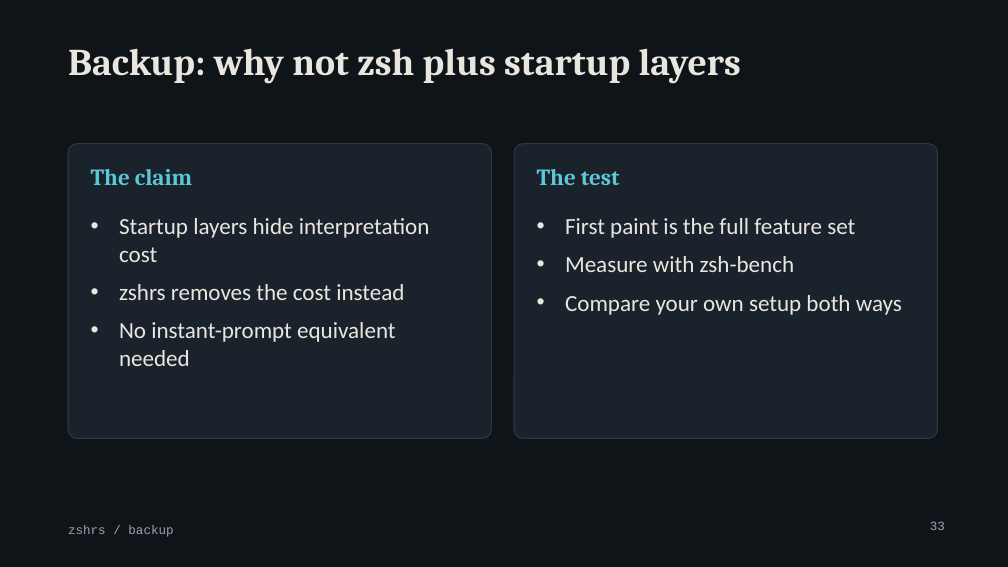
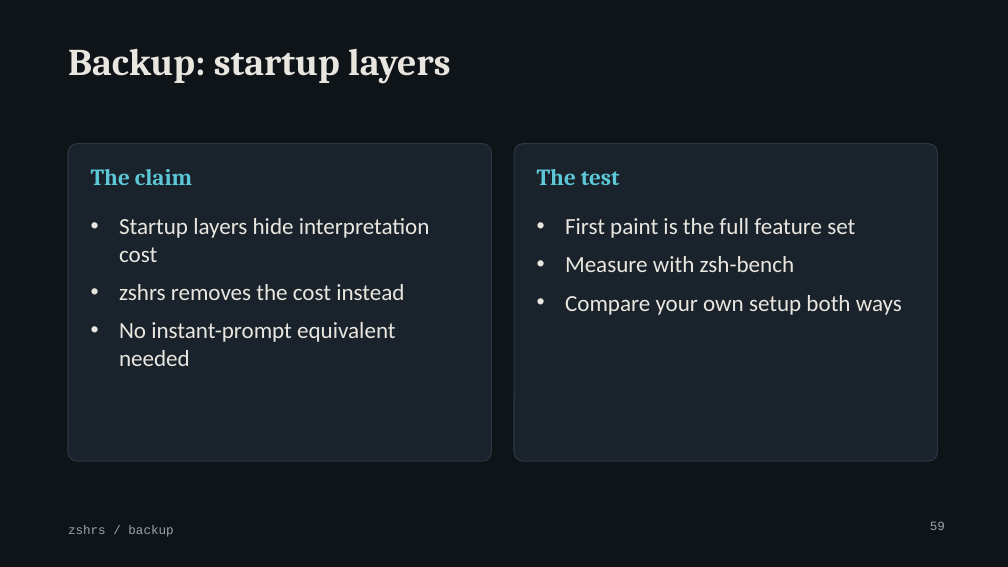
Before and after one commit to MenkeTechnologies/zshrs, a slide deck: slide 59 of docs/talk.pptx (slide 33 before the commit). Drawn at 1008x567 pixels with LibreOffice and Linux fonts; fonts in the diff are those of the drawing. Boxes give left, top, right and bottom in pixels: in the first picture for what was removed or moved away, otherwise in the second. Text is boxed around its words. In the diff, an @@ line names an element or a change of style, - is before the commit and + after.

```diff
--- a/docs/talk.pptx
+++ b/docs/talk.pptx
@@ title at (68,48,450,84): text changed @@
-Backup: why not zsh plus startup layers
+Backup: startup layers
@@ rounded rectangle: place and size @@
-rounded rectangle at (68,144,492,439)
+rounded rectangle at (68,144,492,461)
@@ rounded rectangle at (68,144,492,461): proportions changed @@
@@ rounded rectangle at (514,144,938,461): proportions changed @@
@@ rounded rectangle: place and size @@
-rounded rectangle at (514,144,938,439)
+rounded rectangle at (514,144,938,461)
@@ page number at (930,521,945,530): text changed @@
-33
+59
```
Also in this commit, not shown: 18 other slides changed, 39 slides added, 13 slides removed.
